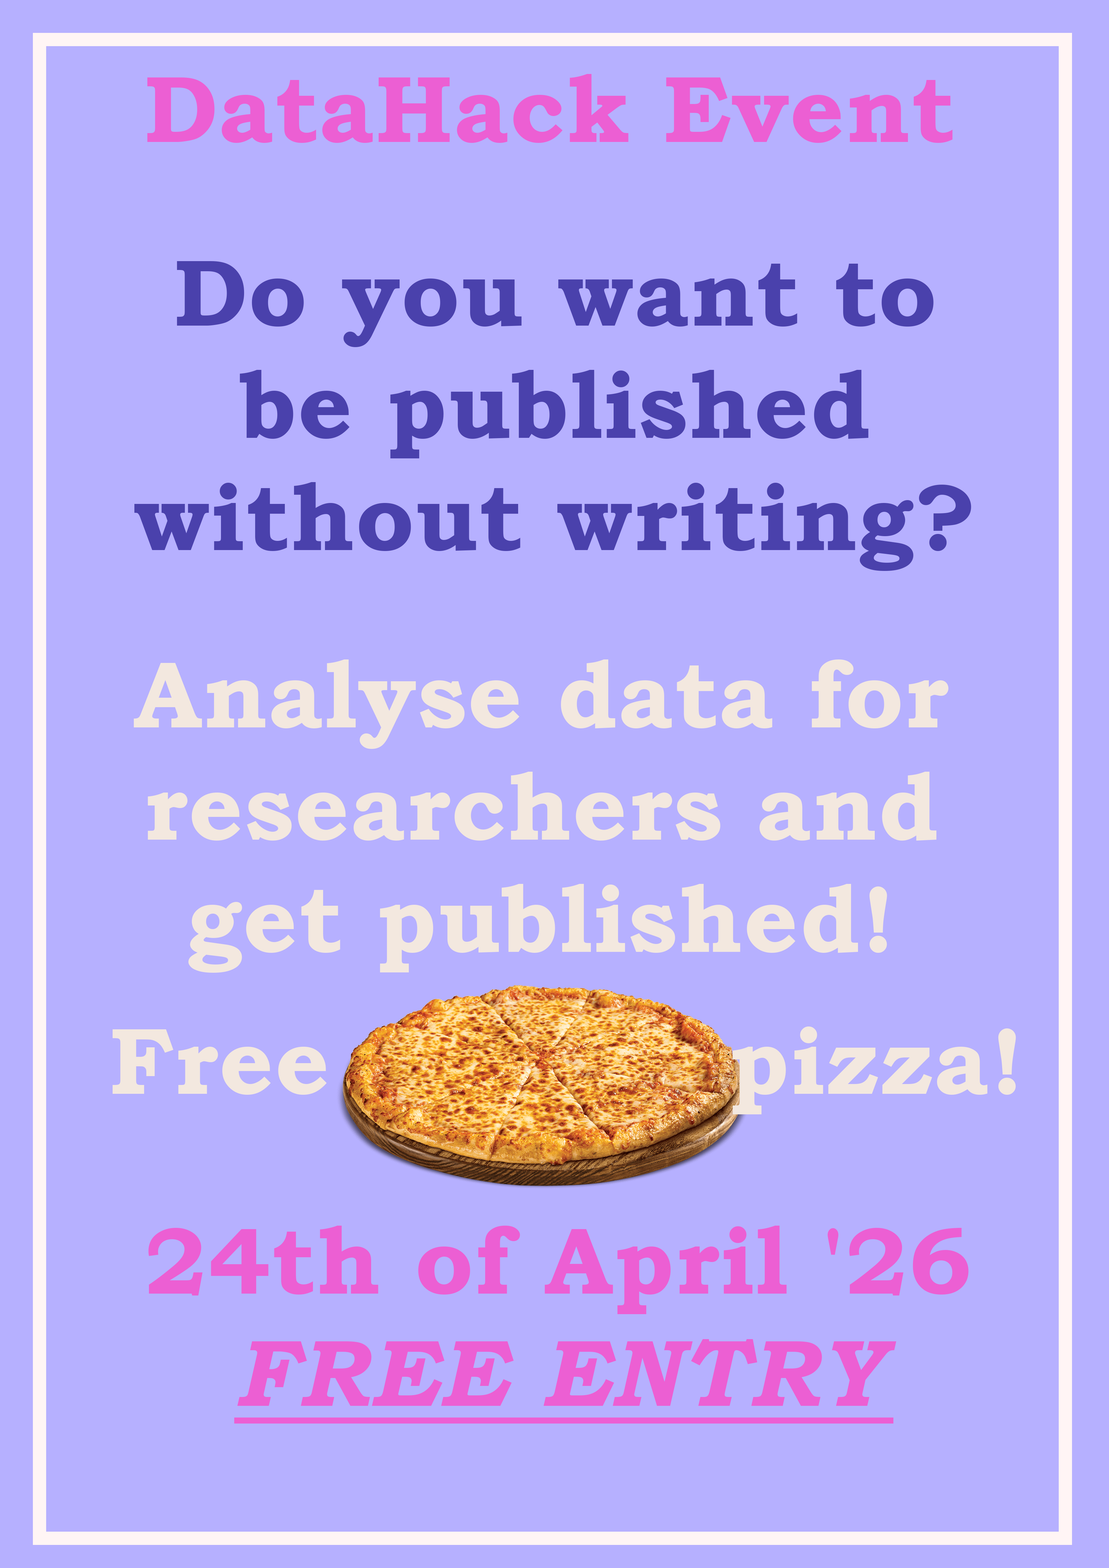
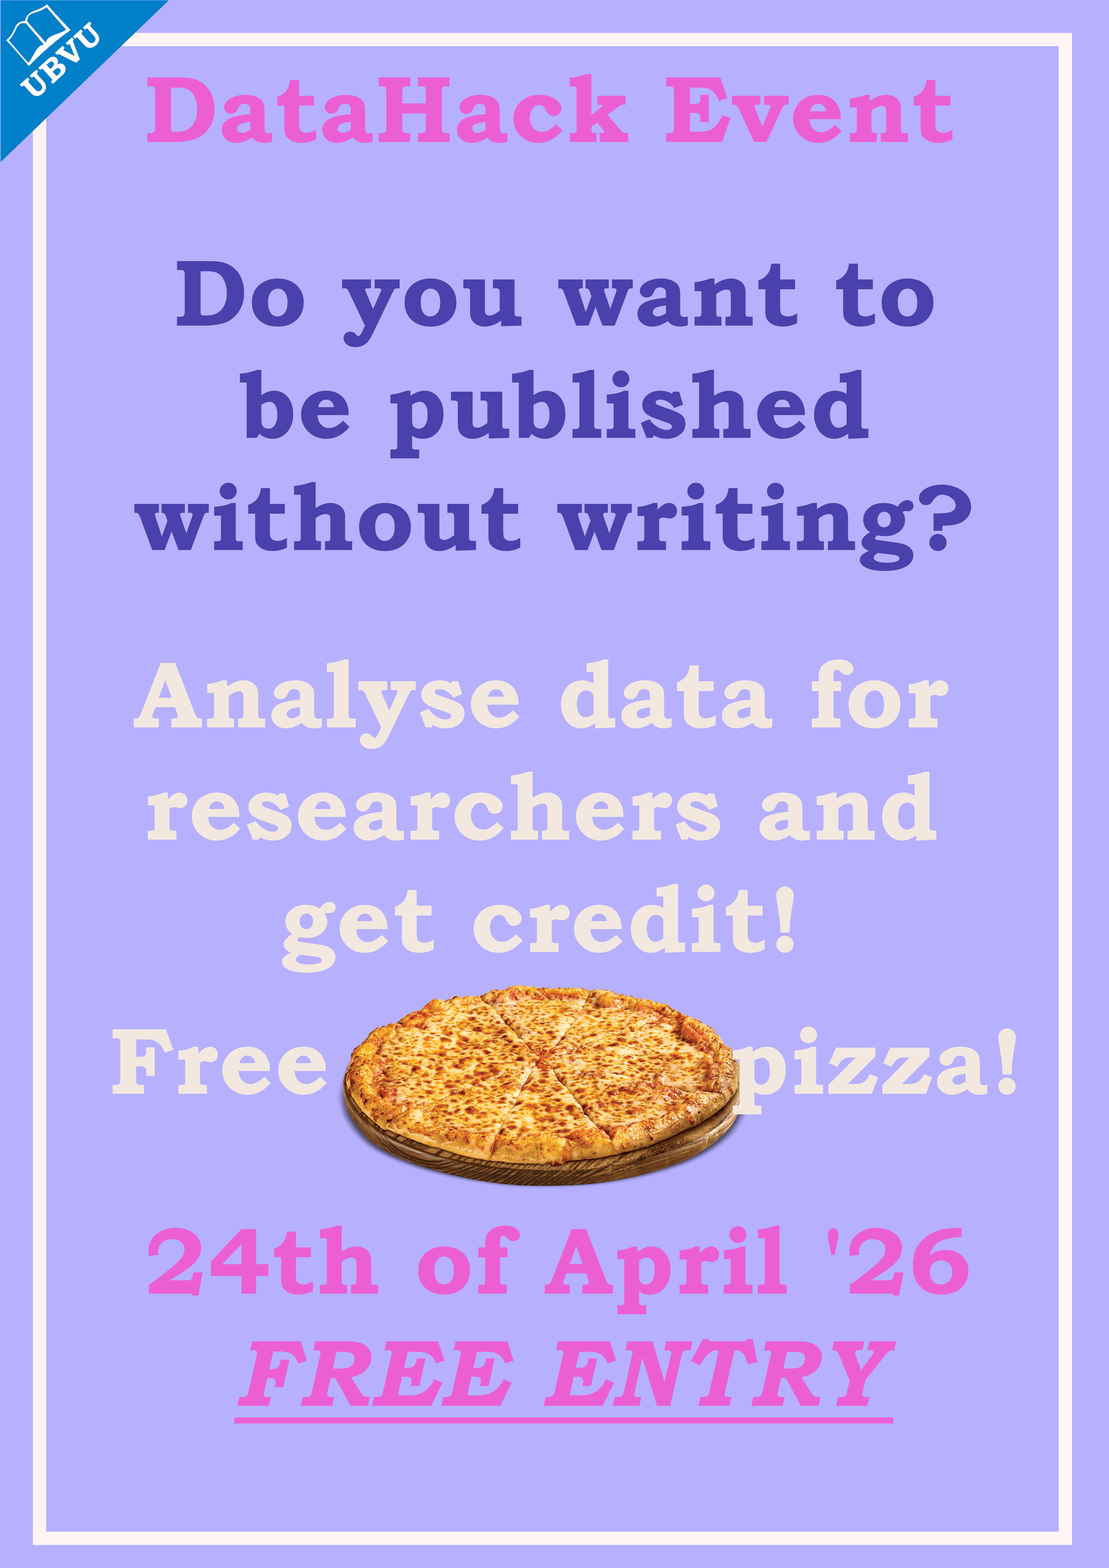
Two versions of the same layered image (1109x1568). Layer-by-layer changes:
painted on "Analyse data for researchers a..." over [188, 883, 888, 973]
added layer "logo copy" above "Free pizza!" over [0, 0, 169, 163]